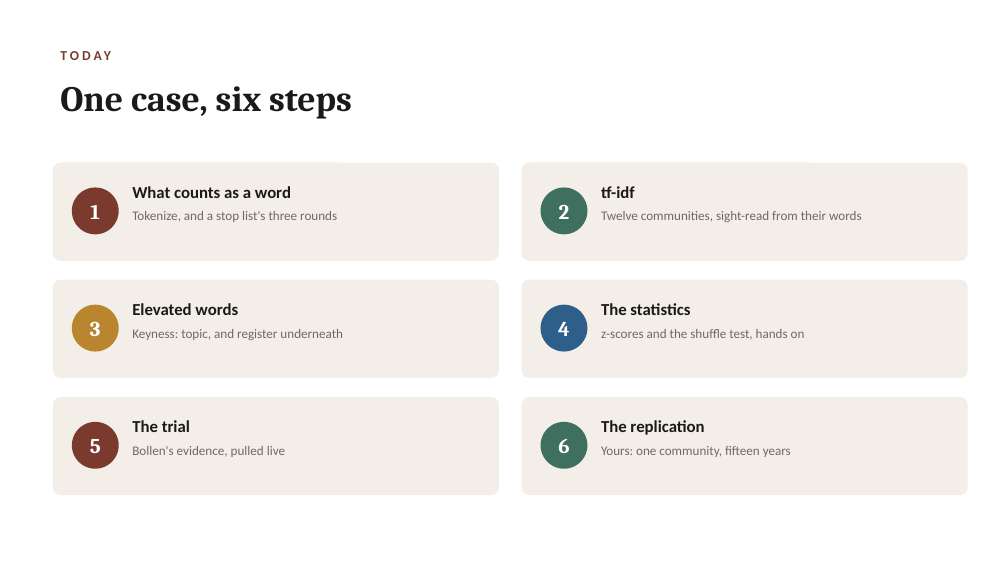
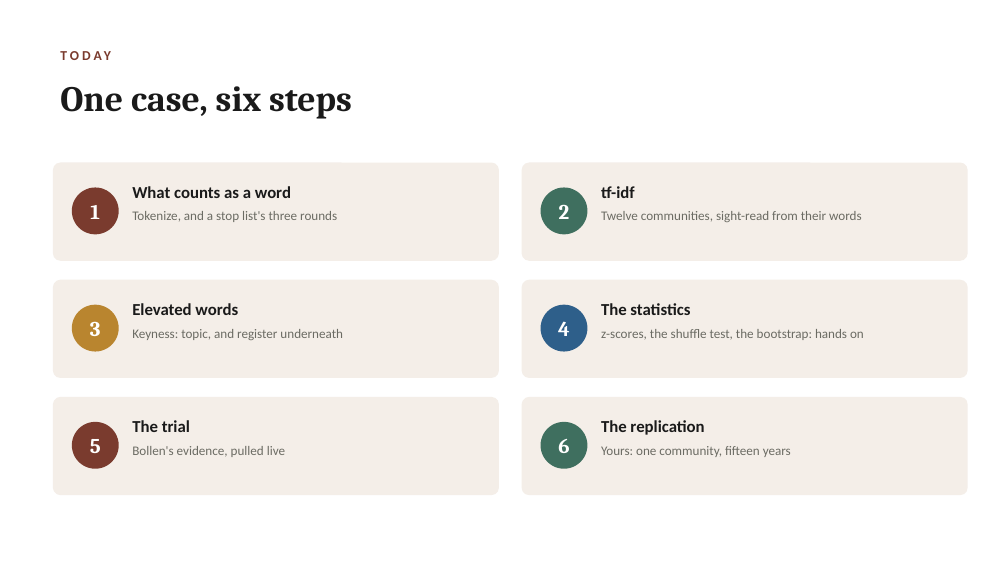
Before and after one commit to lucianli123/culture-as-data-2026, a slide deck: slide 2 of slides/week-02-lecture-draft.pptx. Drawn at 1008x567 pixels with LibreOffice and Linux fonts; fonts in the diff are those of the drawing. Boxes give left, top, right and bottom in pixels: in the first picture for what was removed or moved away, otherwise in the second. Text is boxed around its words. In the diff, an @@ line names an element or a change of style, - is before the commit and + after.

Commit message:
Week 2 deck: bootstrap and shuffle slides with live figures, truth-as-surviving-rivals capstone slide; build script kept in repo

```diff
--- a/slides/week-02-lecture-draft.pptx
+++ b/slides/week-02-lecture-draft.pptx
@@ text at (x1=601, y1=329, x2=864, y2=340): text changed @@
-z-scores and the shuffle test, hands on
+z-scores, the shuffle test, the bootstrap: hands on
```
Also in this commit, not shown: 4 other slides changed, 4 slides added, 1 slide removed, 1 other file.
